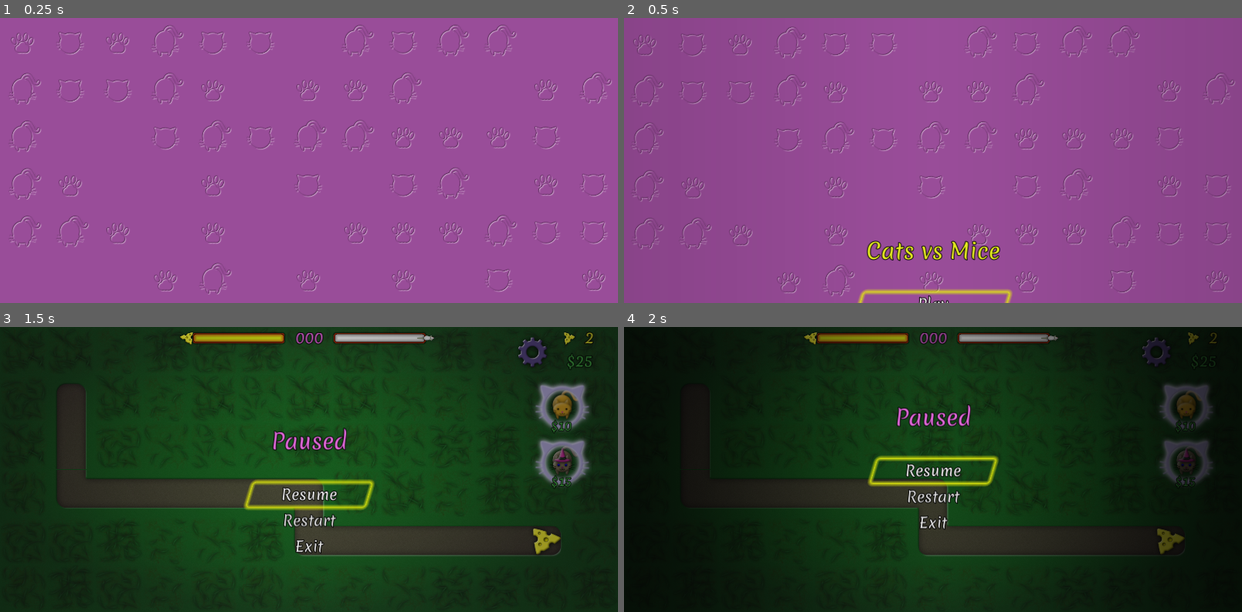
Above: before the commit, frames 1-4 (two rows, left to right).
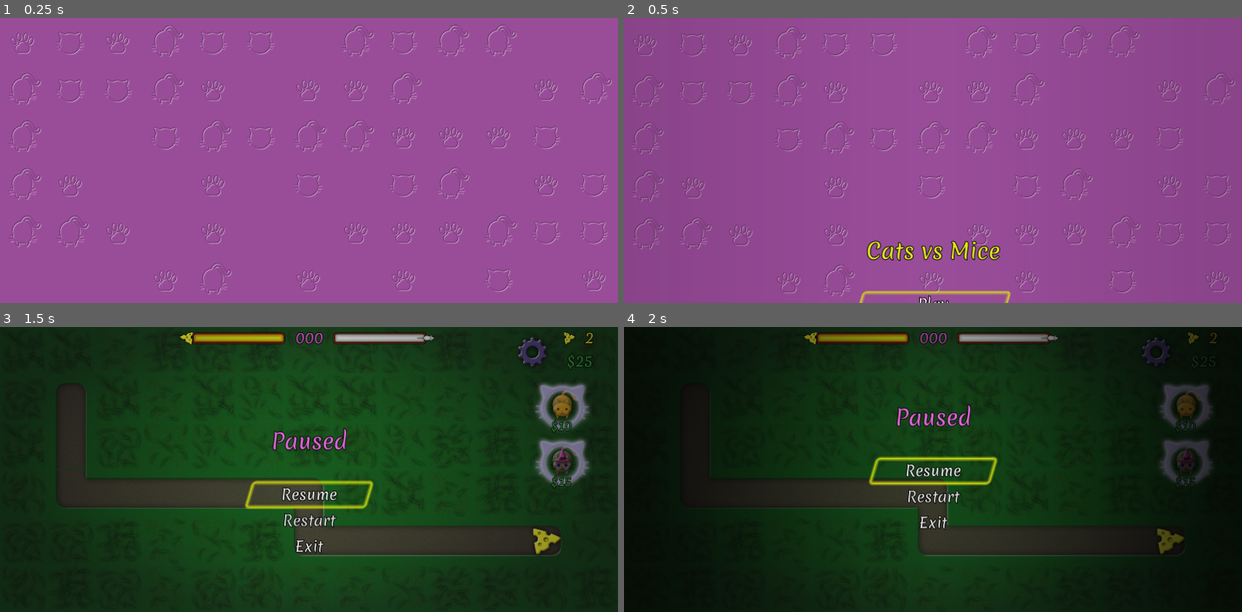
Above: after the commit, the same moments.

Repository: vibrunazo/godot-cats
Game: Godot game, scene res://scenes/maps/MainScene.tscn
Two runs of this game, one before a commit and one after it. Both use one fixed random seed, a clock stepped at 60 frames per second and the inputs below. Sound files missing from this copy of the repository are replaced by a short silence.
Inputs (mouse positions are in pixels of both pictures, inside the frame that each line leads up to):
- Up to frame 1 (0.25 s): no input
- Up to frame 2 (0.5 s): no input
- Up to frame 3 (1.5 s): tap Enter (ui_accept) at 0.5, 0.77 s; move the mouse to (444, 455) at 0.52 s; click (444, 455) at 0.67 s; click (531, 352) at 1.25 s
- Up to frame 4 (2 s): no input

Frame 1 is identical in both runs. In frame 2, 0.2% of the frame differs, in the area x 37-63%, y 95-100%; in frame 3, 0.3%; in frame 4, 0.3%, in the area x 39-61%, y 44-57%.

Commit message:
focus border flashes!

Diff:
--- a/project.godot
+++ b/project.godot
@@ -39,6 +39,11 @@
 "language": "GDScript",
 "path": "res://scenes/maps/Map.gd"
 }, {
+"base": "ToolButton",
+"class": "MenuToolButton",
+"language": "GDScript",
+"path": "res://scenes/MenuToolButton.gd"
+}, {
 "base": "PathFollow2D",
 "class": "Mouse",
 "language": "GDScript",
@@ -56,6 +61,7 @@
 "Cat2": "res://assets/cat02.png",
 "CircleButton": "res://assets/button_circle.png",
 "Map": "",
+"MenuToolButton": "",
 "Mouse": "res://assets/mouse01.png",
 "PauseMenu": ""
 }
--- a/scenes/MainMenu.tscn
+++ b/scenes/MainMenu.tscn
@@ -1,8 +1,9 @@
-[gd_scene load_steps=7 format=2]
+[gd_scene load_steps=8 format=2]
 
 [ext_resource path="res://scenes/PauseMenu.tscn" type="PackedScene" id=1]
 [ext_resource path="res://scenes/MainMenu.gd" type="Script" id=2]
 [ext_resource path="res://assets/fonts/Merienda-Regular.ttf" type="DynamicFontData" id=3]
+[ext_resource path="res://scenes/MenuToolButton.tscn" type="PackedScene" id=5]
 
 [sub_resource type="Gradient" id=2]
 resource_local_to_scene = true
@@ -46,7 +47,7 @@
 margin_right = 374.0
 text = "Play"
 
-[node name="SettingsButton" type="ToolButton" parent="HBoxContainer" index="3"]
+[node name="SettingsButton" parent="HBoxContainer" index="3" instance=ExtResource( 5 )]
 margin_top = 227.0
 margin_right = 374.0
 margin_bottom = 294.0
--- /dev/null
+++ b/scenes/MenuToolButton.gd
@@ -0,0 +1,6 @@
+extends ToolButton
+
+class_name MenuToolButton
+
+func _ready():
+	$AnimationPlayer.play("focus")
--- /dev/null
+++ b/scenes/MenuToolButton.tscn
@@ -0,0 +1,67 @@
+[gd_scene load_steps=6 format=2]
+
+[ext_resource path="res://scenes/MenuToolButton.gd" type="Script" id=1]
+[ext_resource path="res://resources/cats_theme.tres" type="Theme" id=2]
+
+[sub_resource type="StyleBoxFlat" id=1]
+bg_color = Color( 0.905882, 0.682353, 0.0901961, 1 )
+draw_center = false
+skew = Vector2( 0.3, 0 )
+border_width_left = 8
+border_width_top = 8
+border_width_right = 8
+border_width_bottom = 8
+border_color = Color( 0.85098, 0.894118, 0.0666667, 0.768627 )
+border_blend = true
+corner_radius_top_left = 8
+corner_radius_top_right = 8
+corner_radius_bottom_right = 8
+corner_radius_bottom_left = 8
+corner_detail = 4
+expand_margin_left = 10.0
+expand_margin_right = 10.0
+shadow_color = Color( 0.917647, 0.945098, 0.0313726, 0.831373 )
+shadow_size = 10
+
+[sub_resource type="Animation" id=2]
+length = 0.001
+tracks/0/type = "value"
+tracks/0/path = NodePath(".:custom_styles/focus:shadow_size")
+tracks/0/interp = 1
+tracks/0/loop_wrap = true
+tracks/0/imported = false
+tracks/0/enabled = true
+tracks/0/keys = {
+"times": PoolRealArray( 0 ),
+"transitions": PoolRealArray( 1 ),
+"update": 0,
+"values": [ 10 ]
+}
+
+[sub_resource type="Animation" id=3]
+resource_name = "focus"
+loop = true
+tracks/0/type = "value"
+tracks/0/path = NodePath(".:custom_styles/focus:shadow_size")
+tracks/0/interp = 1
+tracks/0/loop_wrap = true
+tracks/0/imported = false
+tracks/0/enabled = true
+tracks/0/keys = {
+"times": PoolRealArray( 0, 0.5, 1 ),
+"transitions": PoolRealArray( 1, 1, 1 ),
+"update": 0,
+"values": [ 10, 5, 10 ]
+}
+
+[node name="MenuToolButton" type="ToolButton"]
+margin_right = 12.0
+margin_bottom = 22.0
+theme = ExtResource( 2 )
+custom_styles/focus = SubResource( 1 )
+text = "test"
+script = ExtResource( 1 )
+
+[node name="AnimationPlayer" type="AnimationPlayer" parent="."]
+anims/RESET = SubResource( 2 )
+anims/focus = SubResource( 3 )
--- a/scenes/PauseMenu.tscn
+++ b/scenes/PauseMenu.tscn
@@ -1,8 +1,9 @@
-[gd_scene load_steps=10 format=2]
+[gd_scene load_steps=11 format=2]
 
 [ext_resource path="res://resources/cats_theme.tres" type="Theme" id=1]
 [ext_resource path="res://scenes/PauseMenu.gd" type="Script" id=2]
 [ext_resource path="res://assets/fonts/Merienda-Regular.ttf" type="DynamicFontData" id=3]
+[ext_resource path="res://scenes/MenuToolButton.tscn" type="PackedScene" id=5]
 
 [sub_resource type="Gradient" id=1]
 interpolation_mode = 2
@@ -182,19 +183,19 @@
 margin_bottom = 152.0
 rect_min_size = Vector2( 0, 60 )
 
-[node name="ResumeButton" type="ToolButton" parent="HBoxContainer" groups=["button"]]
+[node name="ResumeButton" parent="HBoxContainer" groups=["button"] instance=ExtResource( 5 )]
 margin_top = 156.0
 margin_right = 300.0
 margin_bottom = 223.0
 text = "Resume"
 
-[node name="RestartButton" type="ToolButton" parent="HBoxContainer" groups=["button"]]
+[node name="RestartButton" parent="HBoxContainer" groups=["button"] instance=ExtResource( 5 )]
 margin_top = 227.0
 margin_right = 300.0
 margin_bottom = 294.0
 text = "Restart"
 
-[node name="ExitButton" type="ToolButton" parent="HBoxContainer" groups=["button"]]
+[node name="ExitButton" parent="HBoxContainer" groups=["button"] instance=ExtResource( 5 )]
 margin_top = 298.0
 margin_right = 300.0
 margin_bottom = 365.0
--- a/scenes/WinMenu.tscn
+++ b/scenes/WinMenu.tscn
@@ -1,8 +1,9 @@
-[gd_scene load_steps=7 format=2]
+[gd_scene load_steps=8 format=2]
 
 [ext_resource path="res://scenes/GameOverMenu.tscn" type="PackedScene" id=1]
 [ext_resource path="res://assets/fonts/Merienda-Regular.ttf" type="DynamicFontData" id=2]
 [ext_resource path="res://assets/audio/OMS - pause start.mp3" type="AudioStream" id=4]
+[ext_resource path="res://scenes/MenuToolButton.tscn" type="PackedScene" id=5]
 
 [sub_resource type="Gradient" id=2]
 interpolation_mode = 2
@@ -39,7 +40,7 @@
 margin_right = 343.0
 text = "Next!"
 
-[node name="NextButton" type="ToolButton" parent="HBoxContainer" index="3" groups=["button"]]
+[node name="NextButton" parent="HBoxContainer" index="3" groups=["button"] instance=ExtResource( 5 )]
 margin_top = 156.0
 margin_right = 343.0
 margin_bottom = 223.0
--- a/scenes/maps/Map.gd
+++ b/scenes/maps/Map.gd
@@ -142,14 +142,10 @@
 	else:
 		wave_state_list.append(wave_state)
 	t.connect("timeout", self, "wave_timer_timeout", [i])
-	yield(get_tree().create_timer(wave.start), "timeout")
+	yield(get_tree().create_timer(wave.start, false), "timeout")
 	print('starting wave %s' % i)
 	wave_timer_timeout(i)
 	t.start(wave.cooldown)
-#	yield(t, "timeout")
-#	print('timer timed out')
-#	yield(t, "timeout")
-#	print('timer timed out again')
 
 func wave_timer_timeout(i):
 	var wave = wave_list[i]
--- a/scenes/maps/Map.tscn
+++ b/scenes/maps/Map.tscn
@@ -337,6 +337,14 @@
 expand_margin_bottom = 3.0
 shadow_size = 5
 
+[sub_resource type="DynamicFont" id=14]
+resource_local_to_scene = true
+size = 60
+outline_size = 2
+outline_color = Color( 0, 0, 0, 1 )
+use_filter = true
+font_data = ExtResource( 18 )
+
 [sub_resource type="DynamicFont" id=13]
 resource_local_to_scene = true
 size = 60
@@ -670,6 +678,9 @@
 "_edit_lock_": true
 }
 
+[node name="Paused" parent="UI/Menus/PauseMenu/HBoxContainer" index="0"]
+custom_fonts/font = SubResource( 14 )
+
 [node name="GameOverMenu" parent="UI/Menus" instance=ExtResource( 15 )]
 unique_name_in_owner = true
 
@@ -694,4 +705,5 @@
 
 [editable path="UI/HUD/ActionBar/Cat1"]
 [editable path="UI/HUD/ActionBar/Cat2"]
+[editable path="UI/Menus/PauseMenu"]
 [editable path="UI/Menus/WinMenu"]
Not shown: 1 places in scenes/maps/Map.tscn that only renumber resources
